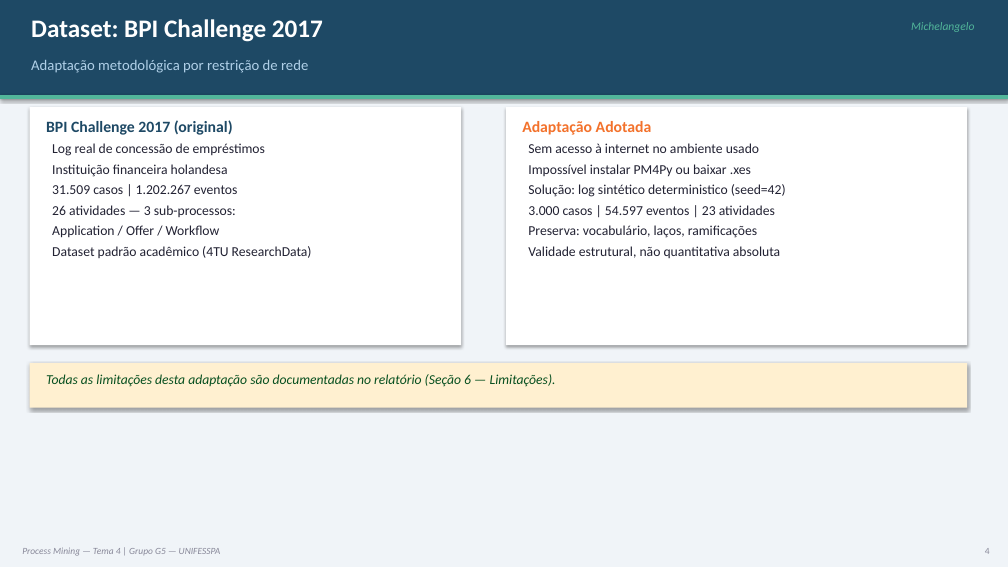
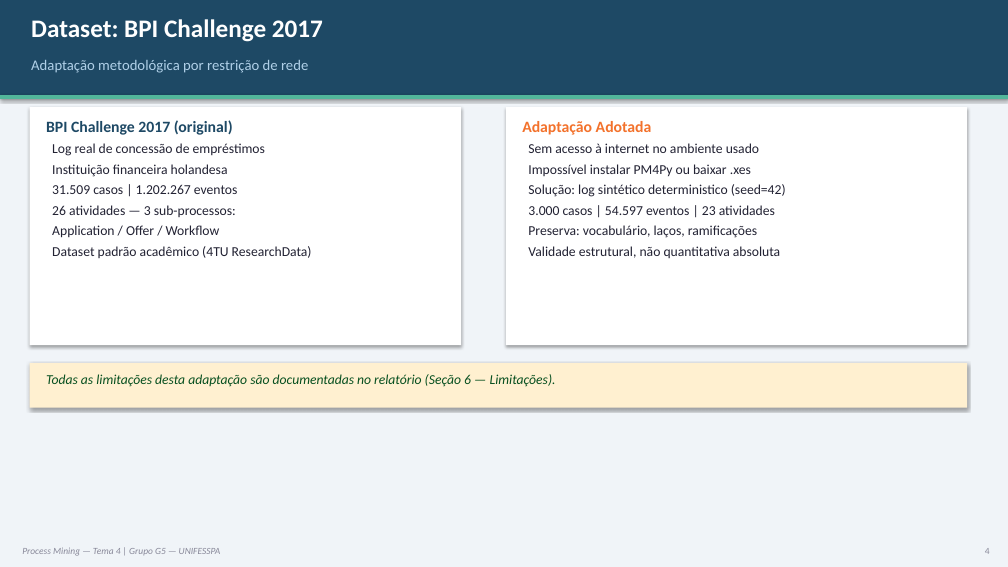
Before and after one commit to Michelangelo-Costa/ProcessMining-Tema4-G5, a slide deck: slide 4 of Apresentacao_Tema4_ProcessMining_G5.pptx (slide 5 before the commit). Drawn at 1008x567 pixels with LibreOffice and Linux fonts; fonts in the diff are those of the drawing. Boxes give left, top, right and bottom in pixels: in the first picture for what was removed or moved away, otherwise in the second. Text is boxed around its words. In the diff, an @@ line names an element or a change of style, - is before the commit and + after.

```diff
--- a/Apresentacao_Tema4_ProcessMining_G5.pptx
+++ b/Apresentacao_Tema4_ProcessMining_G5.pptx
@@ text removed at (x1=911, y1=22, x2=974, y2=32) @@
-Michelangelo
```
Also in this commit, not shown: 6 other slides changed, 6 slides added, 10 slides removed, 9 other files.
